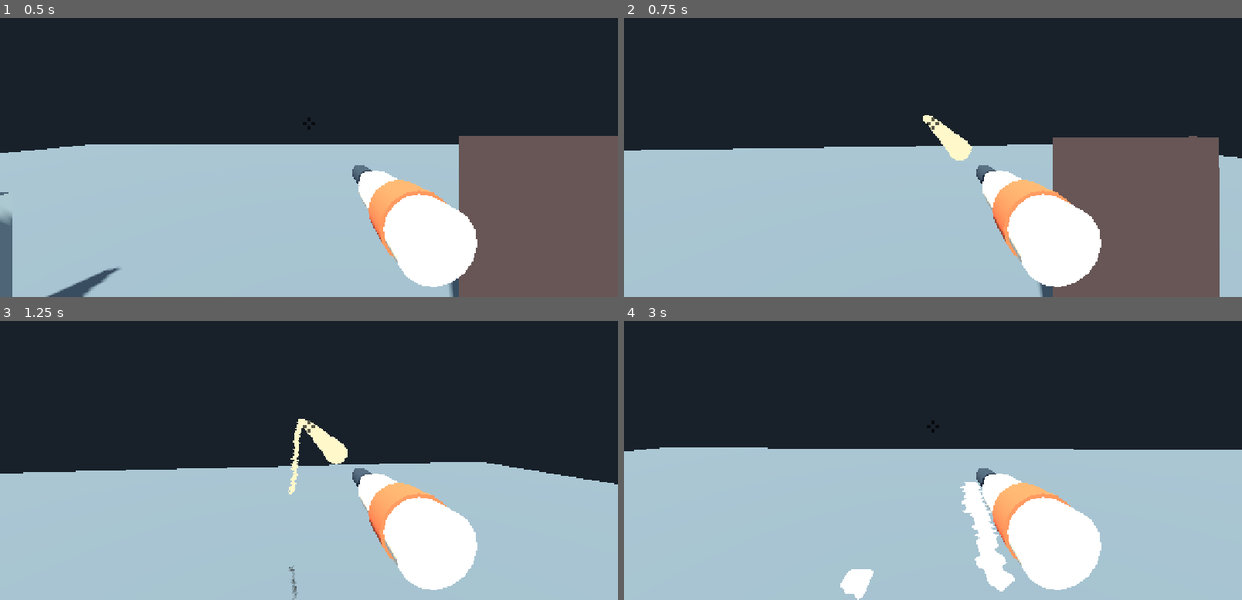
Above: before the commit, frames 1-4 (two rows, left to right).
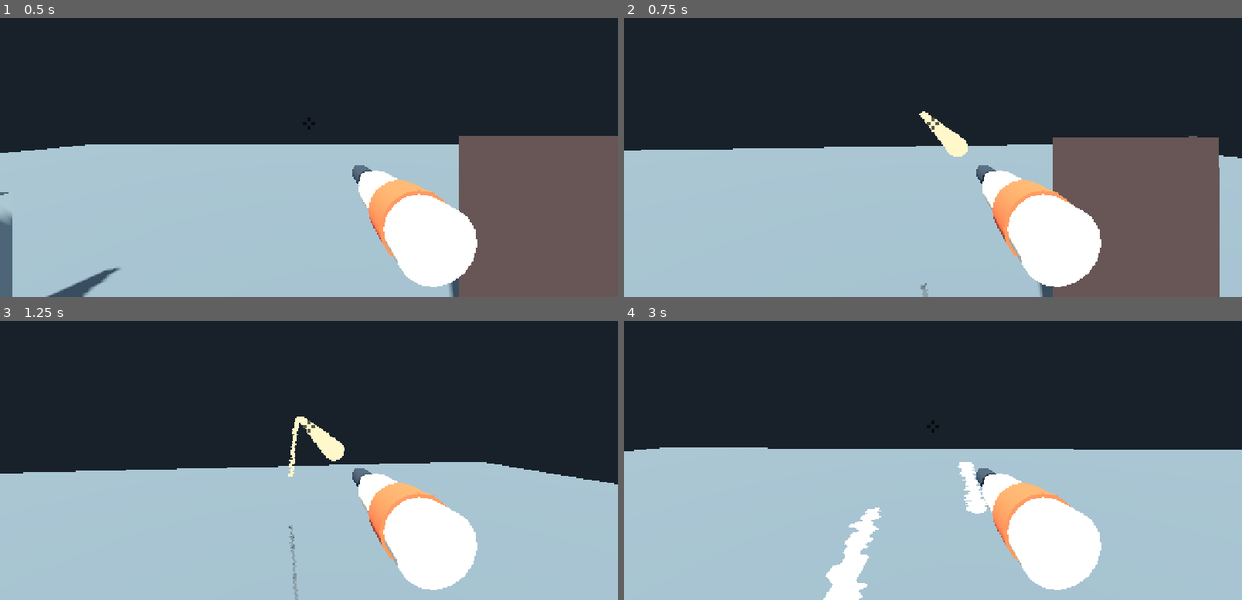
Above: after the commit, the same moments.

Repository: k3vin7/SauceIT-
Game: Godot game, scene res://main.tscn
The game is run twice, just before and just after one commit, with the same random seed, the same clock (stepped at 60 frames per second) and the same inputs.
Inputs (mouse positions are in pixels of both pictures, inside the frame that each line leads up to):
- Up to frame 1 (0.5 s): no input
- Up to frame 2 (0.75 s): tap Enter at 0.5 s; move the mouse to (963, 121) at 0.52 s; press the mouse at (963, 121) at 0.53 s; hold W (move_forward) from 0.53 s (still down)
- Up to frame 3 (1.25 s): keep holding W (move_forward); tap Space (jump) at 0.77 s
- Up to frame 4 (3 s): keep holding W (move_forward); move the mouse to (902, 427) at 1.27 s; release the mouse at (902, 427) at 1.28 s; tap Shift (run) at 1.35 s; tap Space (jump) at 1.52 s; move the mouse to (945, 421) at 2.02 s; hold R (wipe_screen) 2.03-2.78 s; move the mouse to (926, 432) at 2.77 s; tap Tab at 2.85 s

Frame 1 is identical in both runs. In frame 2, 0.1% of the frame differs, in the area x 47-57%, y 33-100%; in frame 3, 0.5%; in frame 4, 2.3%, in the area x 32-64%, y 50-100%.

Commit message:
Reach full stretch in 0.18 s
extend_speed 10 -> 14 m/s, the powered phase still ending at 2.94 m and
point_time_lifetime moved with it to 0.21 s so neither cuts before the
other.

The speed jitter halves to 0.05. It is a fraction of the launch speed,
so what it actually does -- how fast neighbouring points drift apart --
scales with that speed: a tenth was a spread of 0.7 m/s at 7 and 1.4 at
14, which pulled a pair past the break distance with the aim standing
still. The strand came apart while pointing straight ahead. At 0.05 the
spread is 0.7 m/s again, the steady aim holds as one piece, and a
480 deg/s turn still tears it into 27.

  one shooter firing:   374 points live, 4.86 ms a frame
  two shooters firing:  726 points live, 7.04 ms a frame

That is the cost of the speed, and mostly unavoidable: emission is
extend_speed over point_spacing, and the points also stay in the air
longer because they land further out. Cutting stream_range barely
touches it -- measured, 2.94 m down to 1.5 moves 726 points to 662 --
because the horizontal speed after the pressure stops is the launch
speed either way. point_spacing is the lever that works: 0.075 m brings
two shooters to 4.32 ms, at the cost of sampling what it hits less
finely.

probe_whip measures how hard a turn tears by how far the widest pair has
been stretched rather than by how many pieces come out. At the extreme
rates the pieces are single points leaving the strand as fast as they
are made, so counting them is not monotonic even while the tearing
plainly worsens.

Claude-Session: https://claude.ai/code/session_015P14cRDTkxXpfq8Bum7Yfv

Diff:
--- a/scripts/mayo_prototype.gd
+++ b/scripts/mayo_prototype.gd
@@ -99,7 +99,7 @@
 
 @export_group("Mayo Stream — Reference Values")
 @export_range(0.2, 6.0, 0.01, "suffix:m") var stream_range := 2.94
-@export_range(0.5, 15.0, 0.1, "suffix:m/s") var extend_speed := 10.0
+@export_range(0.5, 25.0, 0.1, "suffix:m/s") var extend_speed := 14.0
 ## A tap keeps firing for at least this long. Emission is a couple of points a
 ## frame, so a click held for one frame put out two of them -- not enough to be
 ## a strand, or to leave anything but a dot.
@@ -115,8 +115,8 @@
 @export_range(0.02, 0.2, 0.001, "suffix:m") var strand_thickness := 0.093
 @export_range(0.0, 0.5, 0.01, "suffix:m") var muzzle_forward_offset := 0.15
 ## Matched to stream_range at extend_speed, so neither silently cuts first:
-## 2.94 m at 10 m/s is 0.294 s.
-@export_range(0.02, 1.5, 0.001, "suffix:s") var point_time_lifetime := 0.294
+## 2.94 m at 14 m/s is 0.21 s.
+@export_range(0.02, 1.5, 0.001, "suffix:s") var point_time_lifetime := 0.21
 @export var use_time_lifetime := true
 @export var use_distance_lifetime := true
 @export_range(0.0, 30.0, 0.1, "suffix:m/s²") var gravity_acceleration := 9.8
@@ -129,7 +129,11 @@
 ## with the spacing, so the ratio is what it was.
 @export_range(0.0, 0.05, 0.001, "suffix:m") var lateral_position_jitter := 0.0045
 @export_range(0.0, 0.08, 0.001, "suffix:rad") var yaw_angle_jitter := 0.009
-@export_range(0.0, 0.5, 0.01) var speed_magnitude_jitter := 0.10
+## A fraction of the launch speed, so what it does depends on that speed: at
+## 7 m/s a tenth was a spread of 0.7 m/s, and at 14 it was 1.4, which pulled
+## neighbouring points apart faster than the strand could hold and tore it with
+## the aim standing still. Halved with the speed, so the spread is what it was.
+@export_range(0.0, 0.5, 0.01) var speed_magnitude_jitter := 0.05
 @export_range(0.0, 1.0, 0.01) var inherited_player_velocity := 0.22
 ## Scales with the density above: at 0.045 a strand carries twice the points,
 ## and a cap left at 192 would cut it short instead of letting it run its range.
--- a/tests/probe_burst.gd
+++ b/tests/probe_burst.gd
@@ -57,7 +57,10 @@
 	# --- 1b. short pause: gap stays under the distance threshold, so only the
 	# burst index can separate them
 	await _settle(scene)
-	var short_pause := await _two_bursts(scene, 3)
+	# One frame: at the speed the strand leaves at, a longer pause carries the
+	# first burst's tail more than the break distance away on its own, and the
+	# burst index would not be the thing under test.
+	var short_pause := await _two_bursts(scene, 1)
 	print("short pause: gap %.3f m (threshold %.3f m) -> AIR segments = %d, sizes %s" % [
 		short_pause.gap, short_pause.threshold, short_pause.segments.size(),
 		str(short_pause.segments.map(func(seg): return seg.size()))])
--- a/tests/probe_whip.gd
+++ b/tests/probe_whip.gd
@@ -39,18 +39,22 @@
 	_check(steady.segments == 1, "a steady aim tore the strand into %d pieces" % steady.segments)
 	_check(steady.over_threshold == 0, "a steady aim already stretched a pair past the threshold")
 
-	# Turning fast must tear it, and harder turns must tear it into more pieces.
-	var previous := 1
+	# Turning fast must tear it, and harder turns must pull it apart harder.
+	# Measured by how far the widest pair has been stretched rather than by how
+	# many pieces come out: at the extreme rates the pieces are single points
+	# that leave the strand as fast as they are made, so counting them is not
+	# monotonic even while the tearing plainly worsens.
+	var previous := 0.0
 	for rate in [480.0, 720.0, 1080.0]:
 		var result := await _whip(scene, rate, threshold)
 		print("%6.0f deg/s -> %d AIR segments, largest gap %.3f m, %d pairs past the threshold" % [
 			rate, result.segments, result.largest_gap, result.over_threshold])
 		_check(result.segments > 1,
 			"turning at %.0f deg/s did not tear the strand" % rate)
-		_check(result.segments >= previous,
-			"turning at %.0f deg/s tore the strand into fewer pieces (%d) than the slower turn (%d)" % [
-				rate, result.segments, previous])
-		previous = result.segments
+		_check(result.largest_gap > previous,
+			"turning at %.0f deg/s stretched the strand less (%.3f m) than the slower turn (%.3f m)" % [
+				rate, result.largest_gap, previous])
+		previous = result.largest_gap
 
 	if failures.is_empty():
 		print("MAYO_WHIP_OK")
Not shown, changed: README.md
